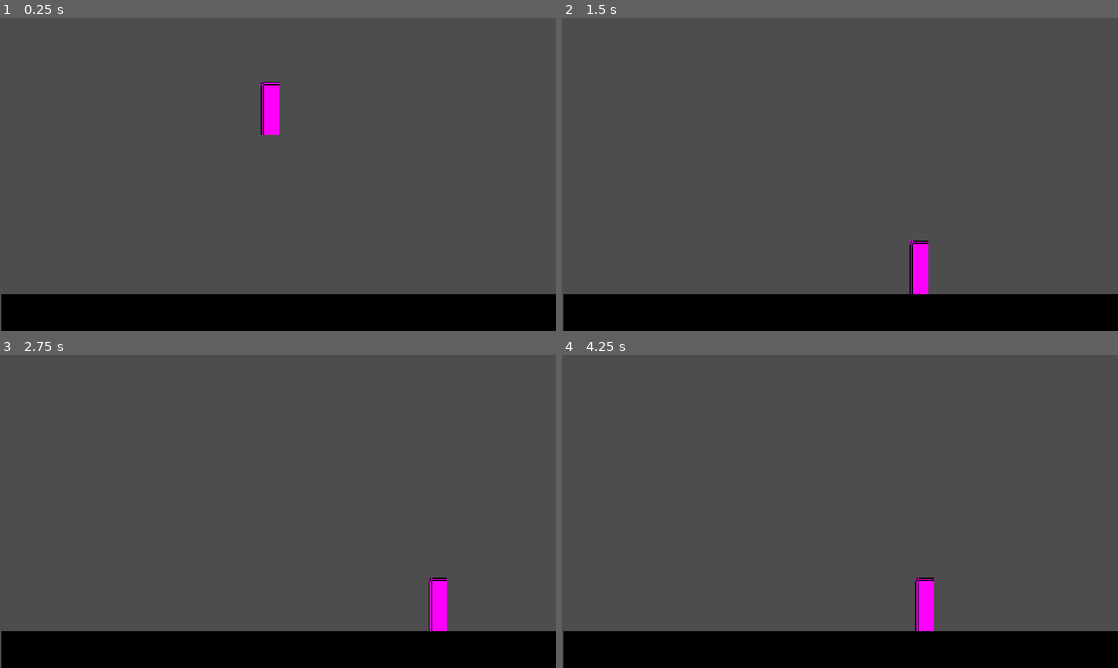
Above: before the commit, frames 1-4 (two rows, left to right).
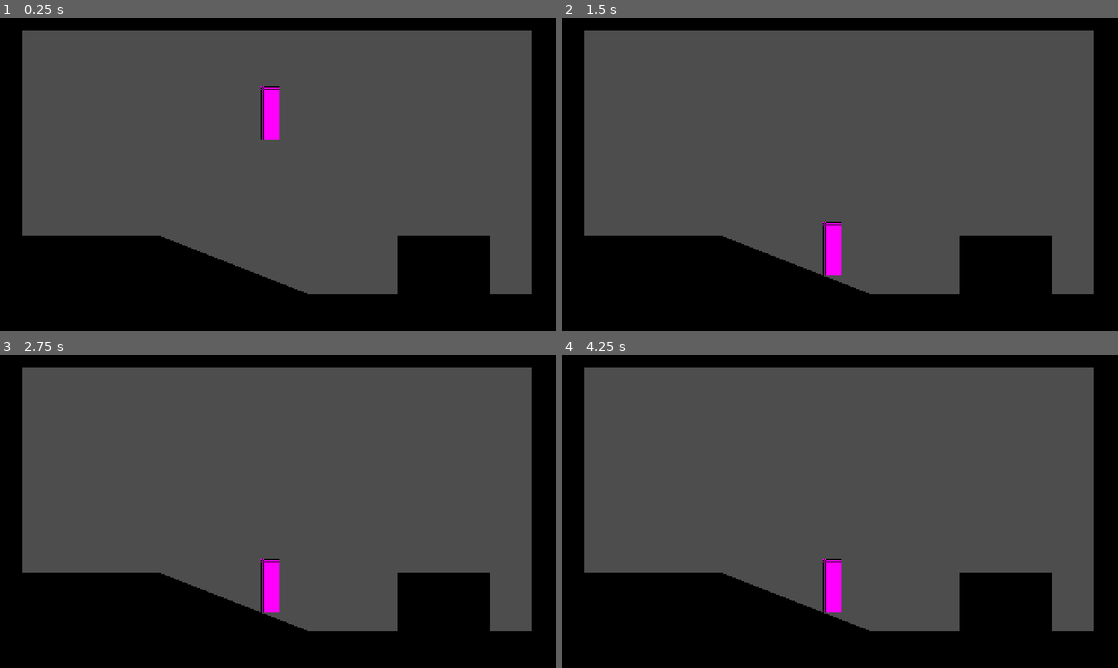
Above: after the commit, the same moments.

Repository: utwoo/Godot-metroidvania-forge
Game: Godot game, scene res://playground.tscn
Same seed, same stepped clock (60 frames per second), same inputs: the game is played once before the commit and once after it.
Inputs:
- Up to frame 1 (0.25 s): no input
- Up to frame 2 (1.5 s): hold D (right) 0.53-1.28 s; hold S (down) from 1.28 s (still down)
- Up to frame 3 (2.75 s): tap Enter at 2 s; release S (down) at 2.03 s; hold D (right) from 2.03 s (still down)
- Up to frame 4 (4.25 s): release D (right) at 2.78 s; hold W (up) 2.78-3.53 s; tap Space at 3.5 s; hold A (left) from 3.53 s (still down)

The runs differ from the first frame. In frame 1, 21% of the frame differs, in the area x 0-100%, y 0-100%; in frame 2, 22%; in frame 3, 22%; in frame 4, 22%.

Commit message:
Chapter 1 - Player Foundations: 02 - Player state machine

Diff:
--- /dev/null
+++ b/assets/icons/state.svg
@@ -0,0 +1,15 @@
+<svg width="16" height="16" viewBox="0 0 16 16" fill="none" xmlns="http://www.w3.org/2000/svg">
+<g clip-path="url(#clip0_3311_68)">
+<circle cx="8" cy="8" r="8" fill="#505050"/>
+<circle cx="8" cy="8" r="5" fill="#FF4A4A"/>
+<path d="M6 1V6H1L6 1Z" fill="#E5E5E5"/>
+<path d="M16 11V16H11L16 11Z" fill="#FF4A4A"/>
+<path d="M5 4L1 0H0V1L4 5L5 4Z" fill="#E5E5E5"/>
+<path d="M11 10L10 11L14 15L15 14L11 10Z" fill="#FF4A4A"/>
+</g>
+<defs>
+<clipPath id="clip0_3311_68">
+<rect width="16" height="16" fill="white"/>
+</clipPath>
+</defs>
+</svg>
--- a/player/player.tscn
+++ b/player/player.tscn
@@ -1,4 +1,8 @@
 [gd_scene format=3 uid="uid://cfa3xni5hj64u"]
+
+[ext_resource type="Script" uid="uid://bua8arleo2w4n" path="res://player/scripts/player.gd" id="1_oul6g"]
+[ext_resource type="Script" uid="uid://cbivi5ugh7ei" path="res://player/states/idle.gd" id="2_rkbax"]
+[ext_resource type="Script" uid="uid://b8qmldjslialt" path="res://player/states/run.gd" id="3_g1dw6"]
 
 [sub_resource type="PlaceholderTexture2D" id="PlaceholderTexture2D_kqu6x"]
 size = Vector2(16, 46)
@@ -7,6 +11,7 @@
 size = Vector2(16, 46)
 
 [node name="Player" type="CharacterBody2D" unique_id=1688717268]
+script = ExtResource("1_oul6g")
 
 [node name="Sprite2D" type="Sprite2D" parent="." unique_id=2112804888]
 position = Vector2(0, -23)
@@ -15,3 +20,11 @@
 [node name="CollisionShape2D" type="CollisionShape2D" parent="." unique_id=1808625863]
 position = Vector2(0, -23)
 shape = SubResource("RectangleShape2D_kqu6x")
+
+[node name="States" type="Node" parent="." unique_id=1897279772]
+
+[node name="Idle" type="Node" parent="States" unique_id=1447586140]
+script = ExtResource("2_rkbax")
+
+[node name="Run" type="Node" parent="States" unique_id=1271442668]
+script = ExtResource("3_g1dw6")
--- a/player/scripts/player.gd
+++ b/player/scripts/player.gd
@@ -1,13 +1,71 @@
 class_name Player
 extends CharacterBody2D
 
-func _physics_process(_delta: float) -> void:
-	velocity.x = 0
-	if Input.is_action_pressed("left"):
-		velocity.x += -100
-	elif Input.is_action_pressed("right"):
-		velocity.x += 100
+#region State Machine Variables
+var states : Array[ PlayerState ]
+var current_state : PlayerState :
+	get : return states.front()
+var previous_state : PlayerState :
+	get : return states[ 1 ]
+#endregion
 
-	velocity.y += get_gravity().y * _delta
+#region Standard Variables
+var direction : Vector2 = Vector2.ZERO
+var gravity : float = ProjectSettings.get_setting("physics/2d/default_gravity")
+#endregion
 
+func _ready() -> void:
+	initialize_states()
+	pass
+
+func _process(delta: float) -> void:
+	change_state( current_state.process( delta ) )
+	pass
+
+func _physics_process(delta: float) -> void:
+	velocity.y += gravity * delta
+	change_state( current_state.physics_process( delta ) )
 	move_and_slide()
+	pass
+
+func _unhandled_input(event: InputEvent) -> void:
+	change_state( current_state.handle_input( event ) )
+	pass
+
+func initialize_states():
+	states = []
+	# gather all states
+	for c in $States.get_children():
+		if c is PlayerState:
+			states.append( c )
+			c.player = self
+
+	if states.is_empty():
+		return
+
+	# initialize states
+	for state in states:
+		state.init()
+
+	# set first state
+	change_state( current_state )
+
+	pass
+
+func change_state( new_state : PlayerState ):
+	if not new_state:
+		return
+
+	if new_state == current_state:
+		return
+
+	if current_state:
+		current_state.exit()
+
+	states.push_front( new_state )
+	states.resize( 3 )
+	new_state.enter()
+
+func update_direction():
+	direction = Input.get_vector( "left", "right", "up", "down" )
+	pass
--- /dev/null
+++ b/player/states/00_player_state.gd
@@ -0,0 +1,34 @@
+@icon("res://assets/icons/state.svg")
+class_name PlayerState
+extends Node
+
+var player : Player
+var next_state : PlayerState
+
+#region state references
+
+# What happen when we initialize this state
+func init() -> void:
+	pass
+
+# What happen when the player enters this state
+func enter() -> void:
+	pass
+
+# What happen when the player exits this state
+func exit() -> void:
+	pass
+
+# What happen during the _process update in this state
+func process( _delta : float ) -> PlayerState:
+	return next_state
+
+# What happen during the _physics_process update in this state
+func physics_process( _delta : float ) -> PlayerState:
+	return next_state
+
+# What happen with input events update in this state
+func handle_input( _event : InputEvent ) -> PlayerState:
+	return next_state
+
+#endregion
--- /dev/null
+++ b/player/states/idle.gd
@@ -0,0 +1,27 @@
+class_name PlayerStateRun
+extends PlayerState
+
+
+# What happen when we initialize this state
+func init() -> void:
+	pass
+
+# What happen when the player enters this state
+func enter() -> void:
+	pass
+
+# What happen when the player exits this state
+func exit() -> void:
+	pass
+
+# What happen during the _process update in this state
+func process( _delta : float ) -> PlayerState:
+	return next_state
+
+# What happen during the _physics_process update in this state
+func physics_process( _delta : float ) -> PlayerState:
+	return next_state
+
+# What happen with input events update in this state
+func handle_input( _event : InputEvent ) -> PlayerState:
+	return next_state
--- /dev/null
+++ b/player/states/run.gd
@@ -0,0 +1,27 @@
+class_name PlayerStateIdle
+extends PlayerState
+
+
+# What happen when we initialize this state
+func init() -> void:
+	pass
+
+# What happen when the player enters this state
+func enter() -> void:
+	pass
+
+# What happen when the player exits this state
+func exit() -> void:
+	pass
+
+# What happen during the _process update in this state
+func process( _delta : float ) -> PlayerState:
+	return next_state
+
+# What happen during the _physics_process update in this state
+func physics_process( _delta : float ) -> PlayerState:
+	return next_state
+
+# What happen with input events update in this state
+func handle_input( _event : InputEvent ) -> PlayerState:
+	return next_state
--- a/playground.tscn
+++ b/playground.tscn
@@ -1,7 +1,6 @@
 [gd_scene format=3 uid="uid://8lidg4hqe43w"]
 
 [ext_resource type="PackedScene" uid="uid://cfa3xni5hj64u" path="res://player/player.tscn" id="1_rupst"]
-[ext_resource type="Script" uid="uid://bua8arleo2w4n" path="res://player/scripts/player.gd" id="2_wt17y"]
 
 [sub_resource type="Gradient" id="Gradient_edjgo"]
 colors = PackedColorArray(0, 0, 0, 1, 0, 0, 0, 1)
@@ -28,6 +27,80 @@
 position = Vector2(-0.06666756, 0)
 shape = SubResource("RectangleShape2D_edjgo")
 
+[node name="Sprite2D2" type="Sprite2D" parent="." unique_id=2112594939]
+position = Vector2(2.9772723, 132.5684)
+rotation = 1.5713707
+scale = Vector2(8.629407, 1)
+texture = SubResource("GradientTexture2D_rupst")
+metadata/_edit_group_ = true
+
+[node name="StaticBody2D" type="StaticBody2D" parent="Sprite2D2" unique_id=1723012090]
+
+[node name="CollisionShape2D" type="CollisionShape2D" parent="Sprite2D2/StaticBody2D" unique_id=1696448064]
+position = Vector2(-0.06666756, 0)
+shape = SubResource("RectangleShape2D_edjgo")
+
+[node name="Sprite2D3" type="Sprite2D" parent="." unique_id=471360761]
+position = Vector2(475, 132)
+rotation = 1.5713707
+scale = Vector2(8.629407, 1)
+texture = SubResource("GradientTexture2D_rupst")
+metadata/_edit_group_ = true
+
+[node name="StaticBody2D" type="StaticBody2D" parent="Sprite2D3" unique_id=1095353944]
+
+[node name="CollisionShape2D" type="CollisionShape2D" parent="Sprite2D3/StaticBody2D" unique_id=1246571311]
+position = Vector2(-0.06666756, 0)
+shape = SubResource("RectangleShape2D_edjgo")
+
+[node name="Sprite2D4" type="Sprite2D" parent="." unique_id=753819479]
+position = Vector2(234.00003, -5)
+scale = Vector2(15, 1)
+texture = SubResource("GradientTexture2D_rupst")
+metadata/_edit_group_ = true
+
+[node name="StaticBody2D" type="StaticBody2D" parent="Sprite2D4" unique_id=1428133101]
+
+[node name="CollisionShape2D" type="CollisionShape2D" parent="Sprite2D4/StaticBody2D" unique_id=1922072991]
+position = Vector2(-0.06666756, 0)
+shape = SubResource("RectangleShape2D_edjgo")
+
+[node name="Sprite2D5" type="Sprite2D" parent="." unique_id=107467758]
+position = Vector2(68, 219.00002)
+scale = Vector2(4.46875, 1.90625)
+texture = SubResource("GradientTexture2D_rupst")
+metadata/_edit_group_ = true
+
+[node name="StaticBody2D" type="StaticBody2D" parent="Sprite2D5" unique_id=1640588046]
+
+[node name="CollisionShape2D" type="CollisionShape2D" parent="Sprite2D5/StaticBody2D" unique_id=1173401499]
+position = Vector2(-0.06666756, 0)
+shape = SubResource("RectangleShape2D_edjgo")
+
+[node name="Sprite2D6" type="Sprite2D" parent="." unique_id=1953250398]
+position = Vector2(195.00002, 242.99998)
+rotation = 0.3724607
+scale = Vector2(4.46875, 1.90625)
+texture = SubResource("GradientTexture2D_rupst")
+metadata/_edit_group_ = true
+
+[node name="StaticBody2D" type="StaticBody2D" parent="Sprite2D6" unique_id=2025657785]
+
+[node name="CollisionShape2D" type="CollisionShape2D" parent="Sprite2D6/StaticBody2D" unique_id=2092511966]
+position = Vector2(-0.06666756, 0)
+shape = SubResource("RectangleShape2D_edjgo")
+
+[node name="Sprite2D7" type="Sprite2D" parent="." unique_id=98872572]
+position = Vector2(383, 222)
+scale = Vector2(2.4843757, 2.140625)
+texture = SubResource("GradientTexture2D_rupst")
+metadata/_edit_group_ = true
+
+[node name="StaticBody2D" type="StaticBody2D" parent="Sprite2D7" unique_id=1930177542]
+
+[node name="CollisionShape2D" type="CollisionShape2D" parent="Sprite2D7/StaticBody2D" unique_id=68605873]
+position = Vector2(-0.06666756, 0)
+shape = SubResource("RectangleShape2D_edjgo")
+
 [node name="Player" parent="." unique_id=1688717268 instance=ExtResource("1_rupst")]
 position = Vector2(233, 72)
-script = ExtResource("2_wt17y")
Not shown, added: assets/icons/state.svg.import
Not shown, added: player/states/00_player_state.gd.uid
Not shown, added: player/states/idle.gd.uid
Not shown, added: player/states/run.gd.uid
